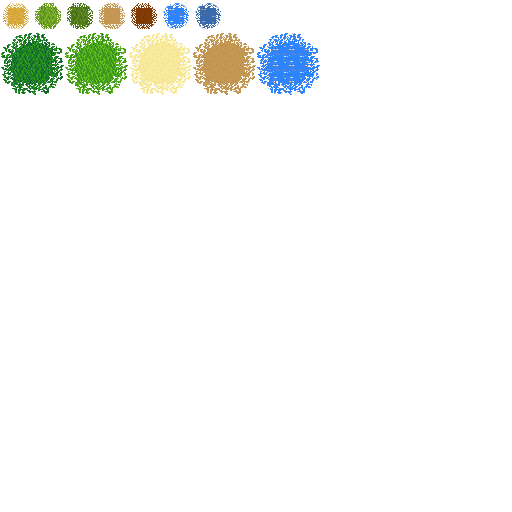
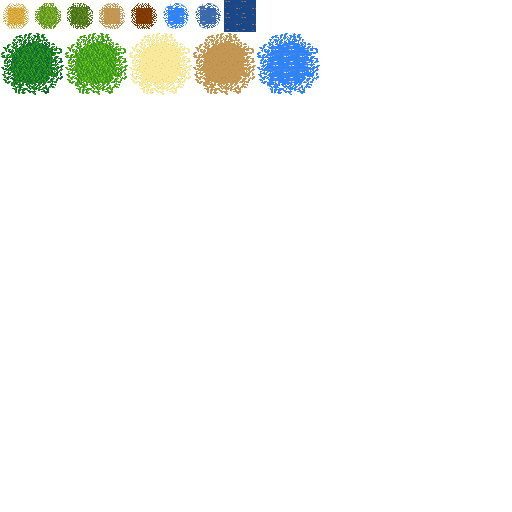
The second 512×512 image is a revision of the first. Changes to its layers:
painted on "Layer 1" over [224, 0, 256, 32]
